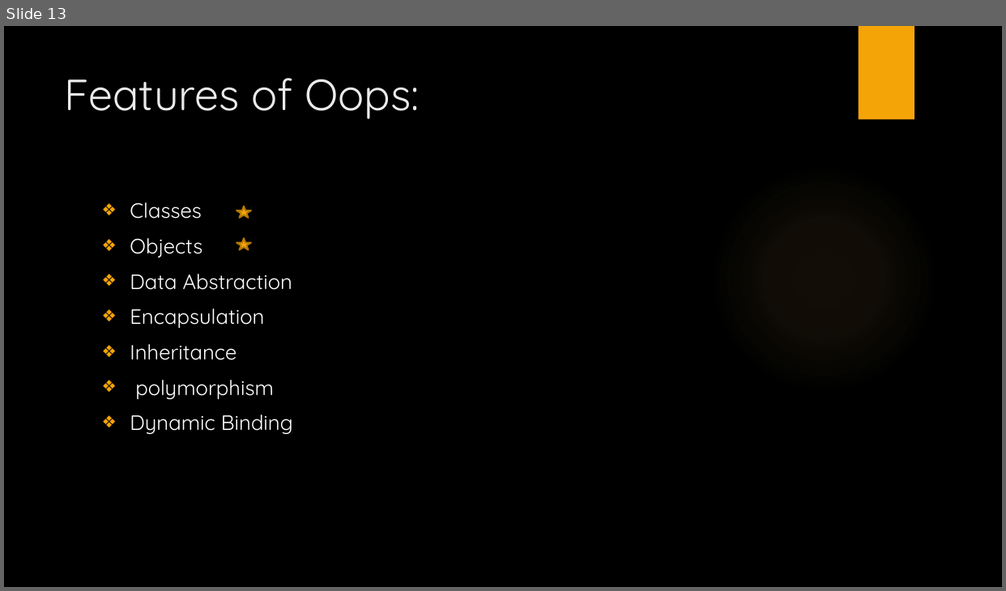
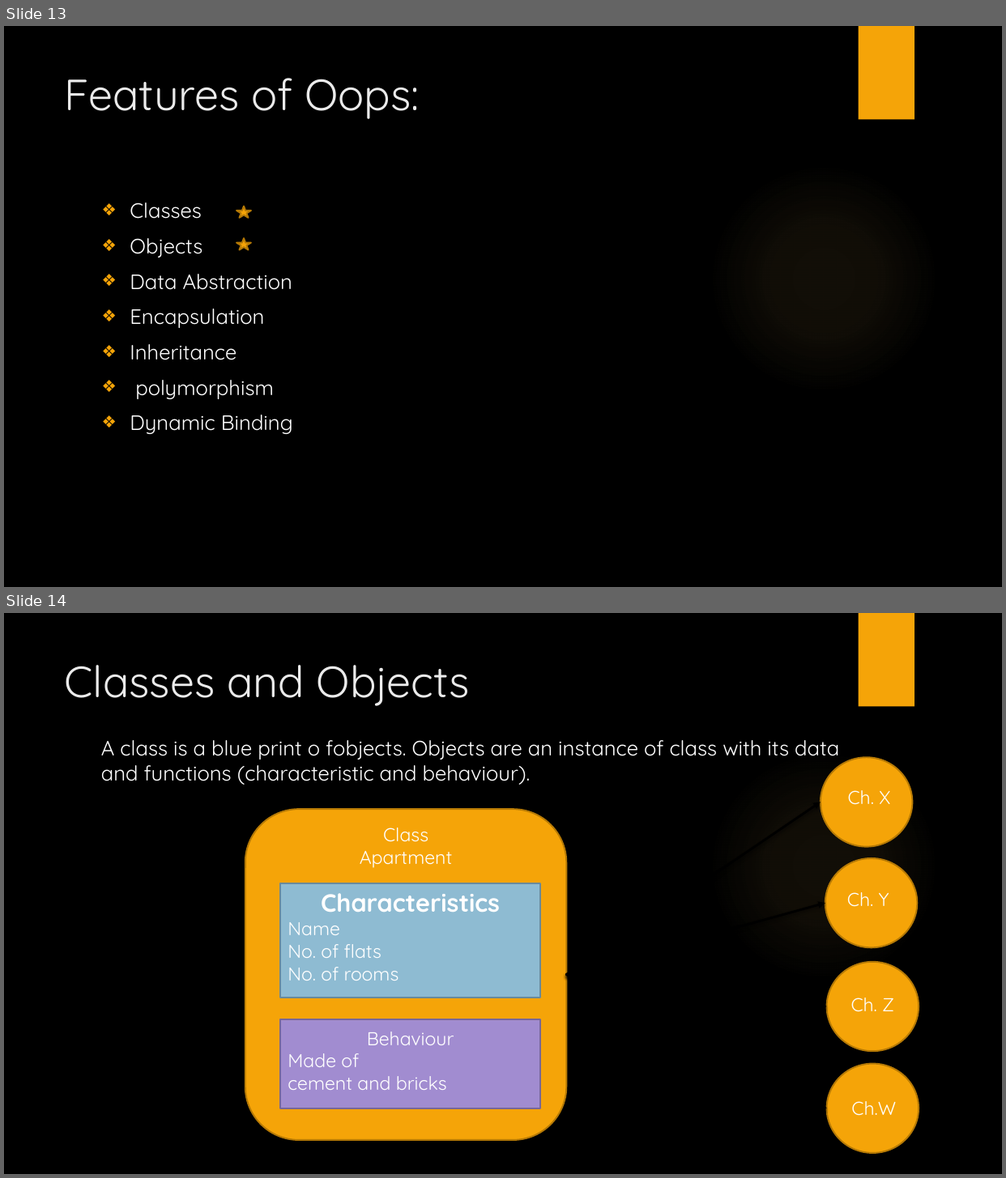
Before and after one commit to SanchitaMishra170676/javaBasics, a slide deck: Webinar.pptx. Shown one above the other, each under a label of ours: slide 13 before the commit, slides 13 and 14 after it. The pictures are 1006x591 and 1006x1178 pixels, drawn with LibreOffice and Linux fonts; fonts in the diff are those of the drawing; background and template pictures are left out. Boxes give left, top, right and bottom in pixels: in the first picture for what was removed or moved away, otherwise in the second. Text is boxed around its words. In the diff, an @@ line names an element or a change of style, - is before the commit and + after.

```diff
--- a/Webinar.pptx
+++ b/Webinar.pptx
@@ slide 14 added at (4, 613, 1002, 1174), background picture (left out); not listed: 2 template elements that a slide beside it also shows @@
@@ title added at (65, 665, 470, 706), 42 pt, text #EBEBEB @@
+Classes and Objects
@@ text added at (101, 740, 839, 785), 20 pt, text #FFFFFF @@
+A class is a blue print o fobjects. Objects are an instance of class with its data and functions (characteristic and behaviour).
@@ ellipse added at (820, 757, 913, 846), fill #F5A408, outline #B57906 1.5 pt @@
@@ arrow added from (566, 974) to (820, 803), #000000 2.25 pt @@
@@ text added at (848, 790, 890, 805), 18 pt, text #FFFFFF @@
+Ch. X
@@ rounded rectangle added at (245, 809, 566, 1140), fill #F5A408, outline #B57906 1.5 pt @@
@@ text added at (360, 828, 453, 868), 18 pt, text #FFFFFF @@
+Class Apartment
@@ ellipse added at (825, 858, 918, 948), fill #F5A408, outline #B57906 1.5 pt @@
@@ rectangle added at (280, 884, 540, 998), fill #8EBBD2, outline #698A9B 1.5 pt @@
@@ text added at (288, 893, 500, 981), 18 pt, text #FFFFFF @@
+Characteristics
+Name
+No. of flats
+No. of rooms
@@ arrow added from (566, 974) to (825, 904), #000000 2.25 pt @@
@@ text added at (847, 892, 889, 907), 18 pt, text #FFFFFF @@
+Ch. Y
@@ arrow added from (566, 974) to (827, 1007), #000000 2.25 pt @@
@@ arrow added from (566, 974) to (827, 1109), #000000 2.25 pt @@
@@ ellipse added at (827, 962, 918, 1051), fill #F5A408, outline #B57906 1.5 pt @@
@@ text added at (851, 998, 894, 1012), 18 pt, text #FFFFFF @@
+Ch. Z
@@ rectangle added at (280, 1020, 540, 1109), fill #A18CD0, outline #77689A 1.5 pt @@
@@ text added at (288, 1032, 454, 1090), 18 pt, text #FFFFFF @@
+Behaviour
+Made of
+cement and bricks
@@ ellipse added at (827, 1063, 918, 1152), fill #F5A408, outline #B57906 1.5 pt @@
@@ text added at (851, 1101, 896, 1116), 18 pt, text #FFFFFF @@
+Ch.W
```
Also in this commit, not shown: 6 other slides added.
